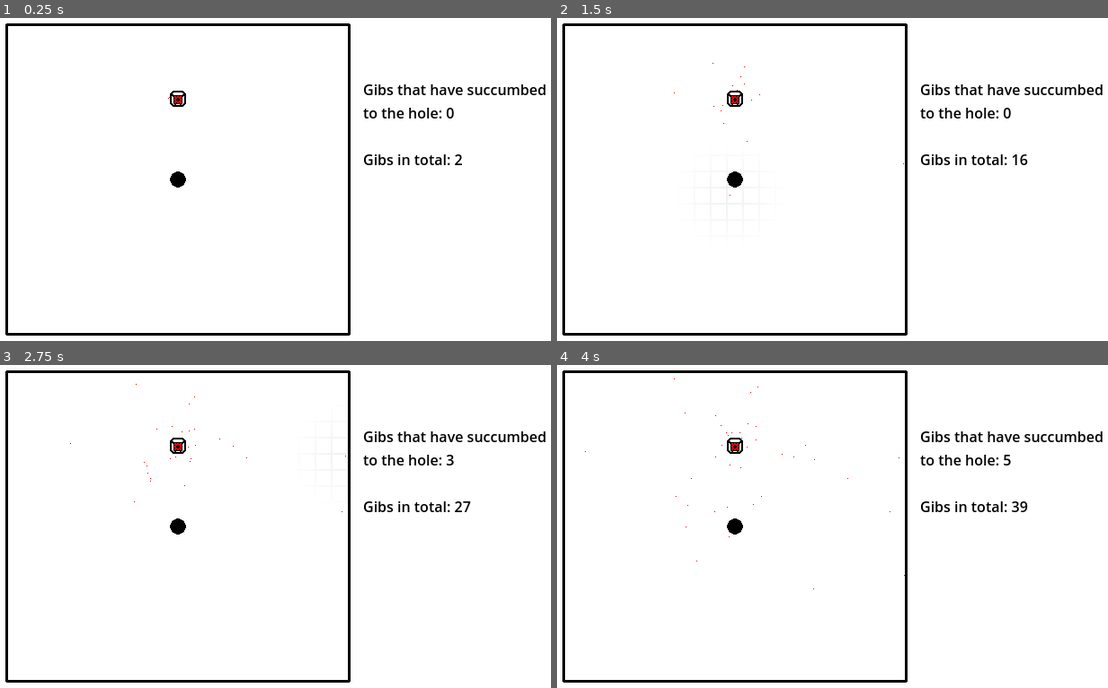
Above: before the commit, frames 1-4 (two rows, left to right).
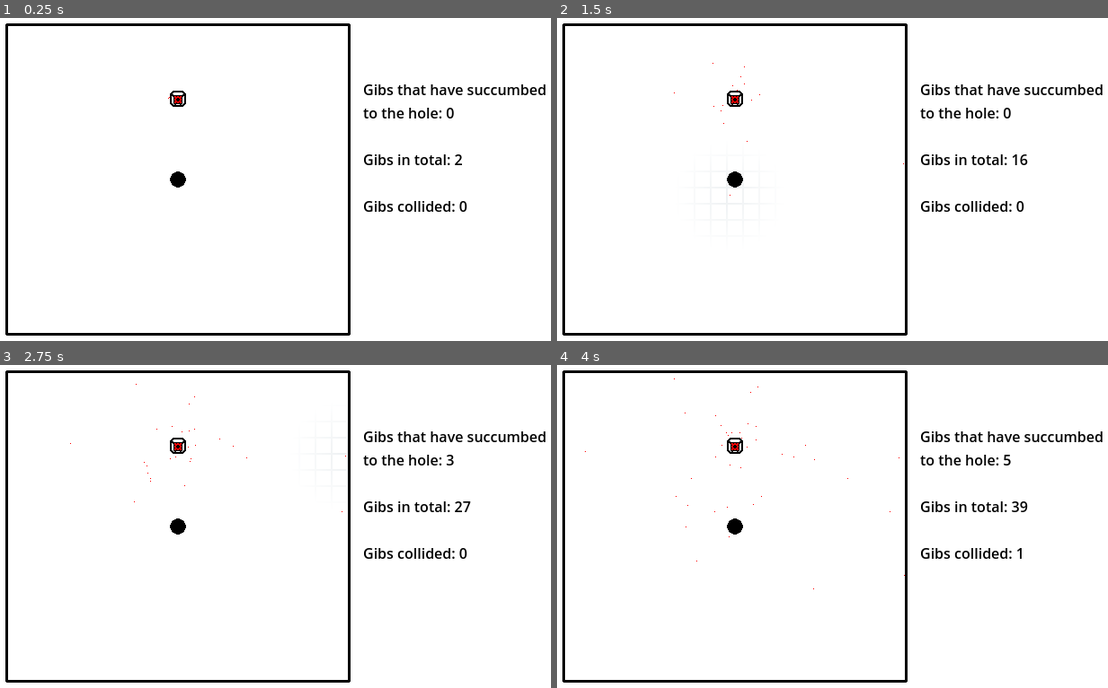
Above: after the commit, the same moments.

Repository: an-olive/BRSD-14
Game: Godot game, scene res://main.tscn
The game is run twice, just before and just after one commit, with the same random seed, the same clock (stepped at 60 frames per second) and the same inputs.
Inputs (mouse positions are in pixels of both pictures, inside the frame that each line leads up to):
- Up to frame 1 (0.25 s): no input
- Up to frame 2 (1.5 s): move the mouse to (970, 163) at 0.52 s; click (970, 163) at 0.67 s; tap Enter at 1.25 s; move the mouse to (727, 195) at 1.27 s; click (727, 195) at 1.42 s
- Up to frame 3 (2.75 s): move the mouse to (347, 455) at 2.02 s; click (347, 455) at 2.17 s
- Up to frame 4 (4 s): move the mouse to (815, 591) at 2.77 s; click (815, 591) at 2.92 s; move the mouse to (1019, 574) at 3.52 s; click (1019, 574) at 3.67 s

The runs differ from the first frame. In frame 1, 0.3% of the frame differs, in the area x 66-85%, y 56-60%; in frame 2, 0.3%; in frame 3, 0.3%; in frame 4, 0.3%.

Commit message:
#1 - add signal for gib collision with building

Diff:
--- a/Components/building.gd
+++ b/Components/building.gd
@@ -23,6 +23,9 @@
 
 @export_range(0, 1, 0.05)
 var elasticity: float = 1
+
+signal gib_collided(gib)
+signal gib_overlapping(gib)
 
 func _ready() -> void:
 	centered = false
--- a/Components/game.gd
+++ b/Components/game.gd
@@ -19,6 +19,7 @@
 var mouse_velocity: Vector2
 
 var gibs_in_hole: int
+var gibs_collided = 0
 
 static var instance: Game
 
@@ -41,7 +42,7 @@
 	mouse_position = get_viewport().get_mouse_position()
 	mouse_velocity = mouse_position - prev_position
 
-	$Label.text = "Gibs that have succumbed\nto the hole: %d\n\nGibs in total: %d" % [gibs_in_hole, len(Gibs.gibs)]
+	$Label.text = "Gibs that have succumbed\nto the hole: %d\n\nGibs in total: %d\n\nGibs collided: %d" % [gibs_in_hole, len(Gibs.gibs), gibs_collided]
 
 func _input(event: InputEvent) -> void:
 	if Engine.is_editor_hint():
@@ -54,3 +55,6 @@
 
 func _on_gibs_into_the_hole(_gib: Variant) -> void:
 	gibs_in_hole += 1
+
+func _on_producer_gib_collided(gib: Variant) -> void:
+	gibs_collided += 1
--- a/Components/game.tscn
+++ b/Components/game.tscn
@@ -47,3 +47,4 @@
 succumbed to the hole: %d"
 
 [connection signal="intoTheHole" from="Gibs" to="." method="_on_gibs_into_the_hole"]
+[connection signal="gib_collided" from="Buildings/Producer" to="." method="_on_producer_gib_collided"]
--- a/Components/gibs.gd
+++ b/Components/gibs.gd
@@ -67,6 +67,12 @@
 				if just_spawned:
 					continue
 
+				if not building.collisions_enabled:
+					building.gib_overlapping.emit(self)
+					continue
+
+				building.gib_collided.emit(self)
+
 				var c = old_pos - offset
 				var d = pos - offset
 
@@ -119,7 +125,7 @@
 	var building_node = Game.instance.find_child("Buildings", false)
 	if building_node != null:
 		for node in building_node.get_children():
-			if node is Building and node.collisions_enabled:
+			if node is Building and node.get_shape():
 				buildings.append(node)
 
 	for gib in gibs:
